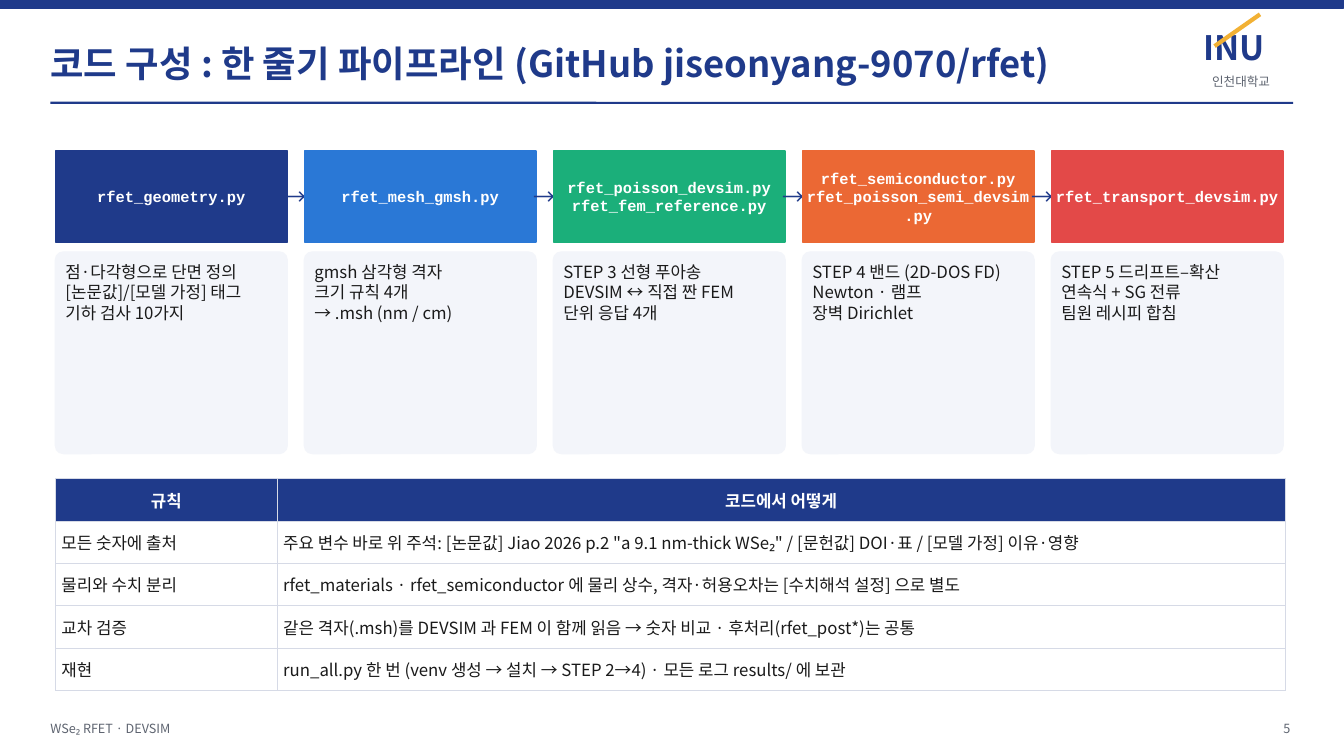
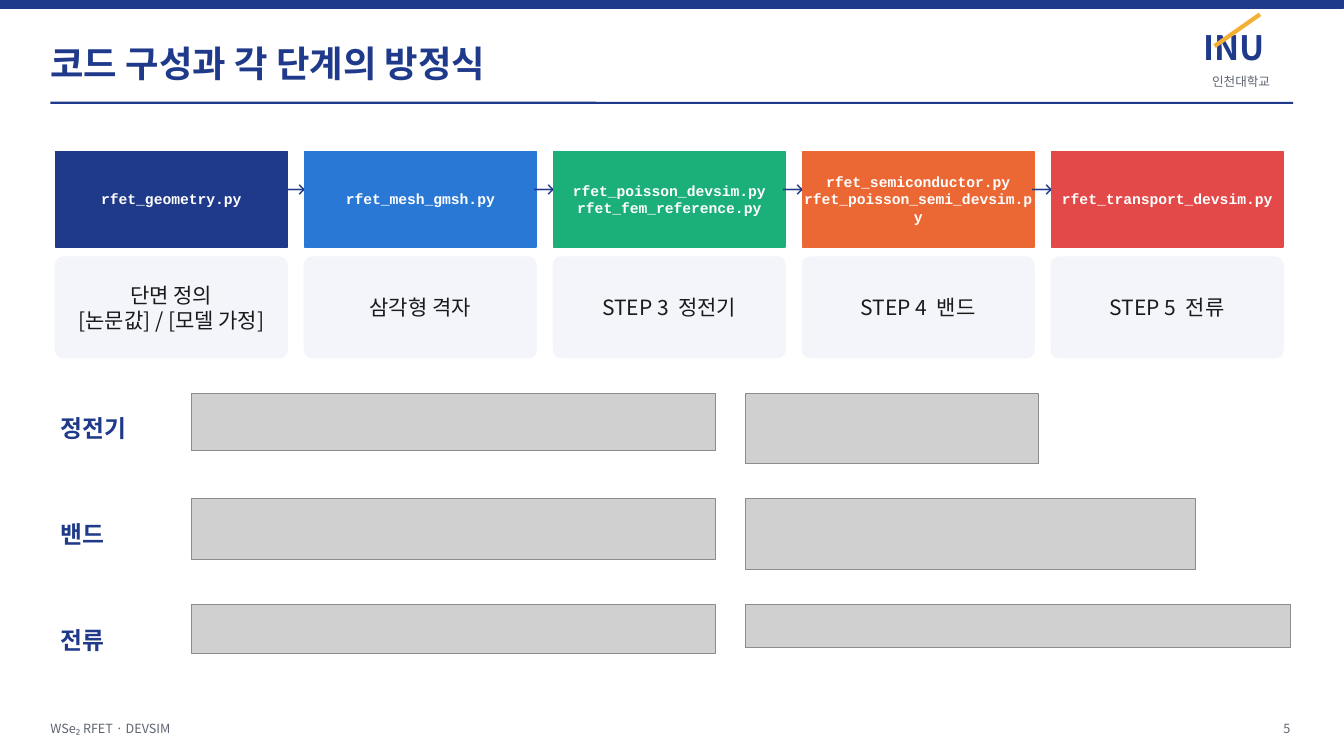
Before and after one commit to jiseonyang-9070/rfet, a slide deck: slide 5 of slides/RFET_progress_INU.pptx. Drawn at 1344x756 pixels with LibreOffice and Linux fonts; fonts in the diff are those of the drawing; grey boxes stand for pictures. Boxes give left, top, right and bottom in pixels: in the first picture for what was removed or moved away, otherwise in the second. Text is boxed around its words. In the diff, an @@ line names an element or a change of style, - is before the commit and + after.

```diff
--- a/slides/RFET_progress_INU.pptx
+++ b/slides/RFET_progress_INU.pptx
@@ text at (x1=50, y1=46, x2=485, y2=81): text changed @@
-코드 구성 : 한 줄기 파이프라인 (GitHub jiseonyang-9070/rfet)
+코드 구성과 각 단계의 방정식
@@ rectangle resized from (x1=55, y1=151, x2=287, y2=242) to (x1=55, y1=151, x2=287, y2=247) @@
@@ rectangle resized from (x1=304, y1=151, x2=536, y2=242) to (x1=304, y1=151, x2=536, y2=247) @@
@@ rectangle resized from (x1=554, y1=151, x2=785, y2=242) to (x1=554, y1=151, x2=785, y2=247) @@
@@ rectangle resized from (x1=803, y1=151, x2=1034, y2=242) to (x1=803, y1=151, x2=1034, y2=247) @@
@@ vertical alignment middle to top in 4 elements at (x1=282, y1=176, x2=310, y2=217), (x1=531, y1=176, x2=559, y2=217), (x1=780, y1=176, x2=808, y2=217), (x1=1029, y1=176, x2=1057, y2=217) @@
@@ size 11 to 10.5 pt in 5 elements at (x1=101, y1=194, x2=241, y2=207), (x1=346, y1=194, x2=495, y2=207), (x1=573, y1=185, x2=766, y2=216), (x1=804, y1=176, x2=1032, y2=207), (x1=1062, y1=194, x2=1272, y2=207) @@
@@ rectangle resized from (x1=1052, y1=151, x2=1284, y2=242) to (x1=1052, y1=151, x2=1284, y2=247) @@
@@ rounded rectangle resized from (x1=55, y1=252, x2=287, y2=454) to (x1=55, y1=257, x2=287, y2=358) @@
@@ rounded rectangle resized from (x1=304, y1=252, x2=536, y2=454) to (x1=304, y1=257, x2=536, y2=358) @@
@@ rounded rectangle resized from (x1=554, y1=252, x2=785, y2=454) to (x1=554, y1=257, x2=785, y2=358) @@
@@ vertical alignment top to middle in 5 elements at (x1=78, y1=285, x2=265, y2=332), (x1=370, y1=297, x2=471, y2=317), (x1=861, y1=297, x2=976, y2=317), (x1=1110, y1=297, x2=1225, y2=317), (x1=602, y1=297, x2=736, y2=317) @@
@@ proportions changed in 5 elements at (x1=55, y1=257, x2=287, y2=358), (x1=304, y1=257, x2=536, y2=358), (x1=1052, y1=257, x2=1284, y2=358), (x1=554, y1=257, x2=785, y2=358), (x1=803, y1=257, x2=1034, y2=358) @@
@@ rounded rectangle resized from (x1=803, y1=252, x2=1034, y2=454) to (x1=803, y1=257, x2=1034, y2=358) @@
@@ rounded rectangle resized from (x1=1052, y1=252, x2=1284, y2=454) to (x1=1052, y1=257, x2=1284, y2=358) @@
@@ text at (x1=78, y1=285, x2=265, y2=332): text changed; size 12 to 15 pt @@
-점·다각형으로 단면 정의
-[논문값]/[모델 가정] 태그
-기하 검사 10가지
+단면 정의
+[논문값] / [모델 가정]
@@ text at (x1=370, y1=297, x2=471, y2=317): text changed; size 12 to 15 pt @@
-gmsh 삼각형 격자
-크기 규칙 4개
-→ .msh (nm / cm)
+삼각형 격자
@@ text at (x1=602, y1=297, x2=736, y2=317): text changed; size 12 to 15 pt @@
-STEP 3 선형 푸아송
-DEVSIM ↔ 직접 짠 FEM
-단위 응답 4개
+STEP 3 정전기
@@ text at (x1=861, y1=297, x2=976, y2=317): text changed; size 12 to 15 pt @@
-STEP 4 밴드 (2D-DOS FD)
-Newton · 램프
-장벽 Dirichlet
+STEP 4 밴드
@@ text at (x1=1110, y1=297, x2=1225, y2=317): text changed; size 12 to 15 pt @@
-STEP 5 드리프트–확산
-연속식 + SG 전류
-팀원 레시피 합침
+STEP 5 전류
@@ text added at (x1=60, y1=417, x2=126, y2=439), 17 pt, text #1F3A8A, bold @@
+정전기
@@ picture added at (x1=192, y1=393, x2=716, y2=451) @@
@@ picture added at (x1=746, y1=393, x2=1040, y2=464) @@
@@ table removed at (x1=55, y1=479, x2=1286, y2=684), 5 rows, 2 columns @@
-규칙 | 코드에서 어떻게
-모든 숫자에 출처 | 주요 변수 바로 위 주석: [논문값] Jiao 2026 p.2 "a 9.1 nm-thick WSe₂" / [문헌값] DOI·표 / [모델 가정] 이유·영향
-물리와 수치 분리 | rfet_materials · rfet_semiconductor 에 물리 상수, 격자·허용오차는 [수치해석 설정] 으로 별도
-교차 검증 | 같은 격자(.msh)를 DEVSIM 과 FEM 이 함께 읽음 → 숫자 비교 · 후처리(rfet_post*)는 공통
-재현 | run_all.py 한 번 (venv 생성 → 설치 → STEP 2→4) · 모든 로그 results/ 에 보관
@@ picture added at (x1=192, y1=499, x2=716, y2=561) @@
@@ picture added at (x1=746, y1=499, x2=1196, y2=570) @@
@@ text added at (x1=60, y1=523, x2=104, y2=545), 17 pt, text #1F3A8A, bold @@
+밴드
@@ text added at (x1=60, y1=629, x2=104, y2=651), 17 pt, text #1F3A8A, bold @@
+전류
@@ picture added at (x1=192, y1=605, x2=716, y2=653) @@
@@ picture added at (x1=746, y1=605, x2=1291, y2=647) @@
```
Also in this commit, not shown: 15 other slides changed, 5 slides added, 2 slides removed, 23 other files.
